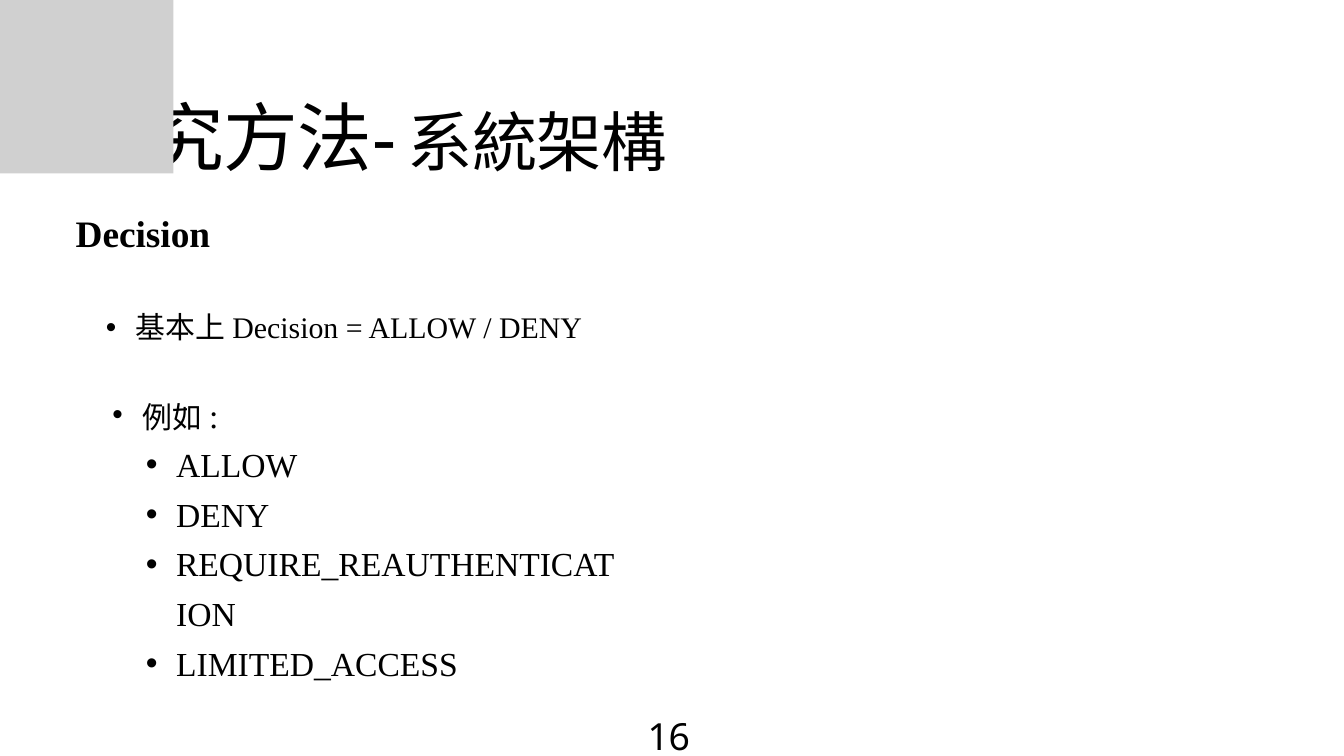
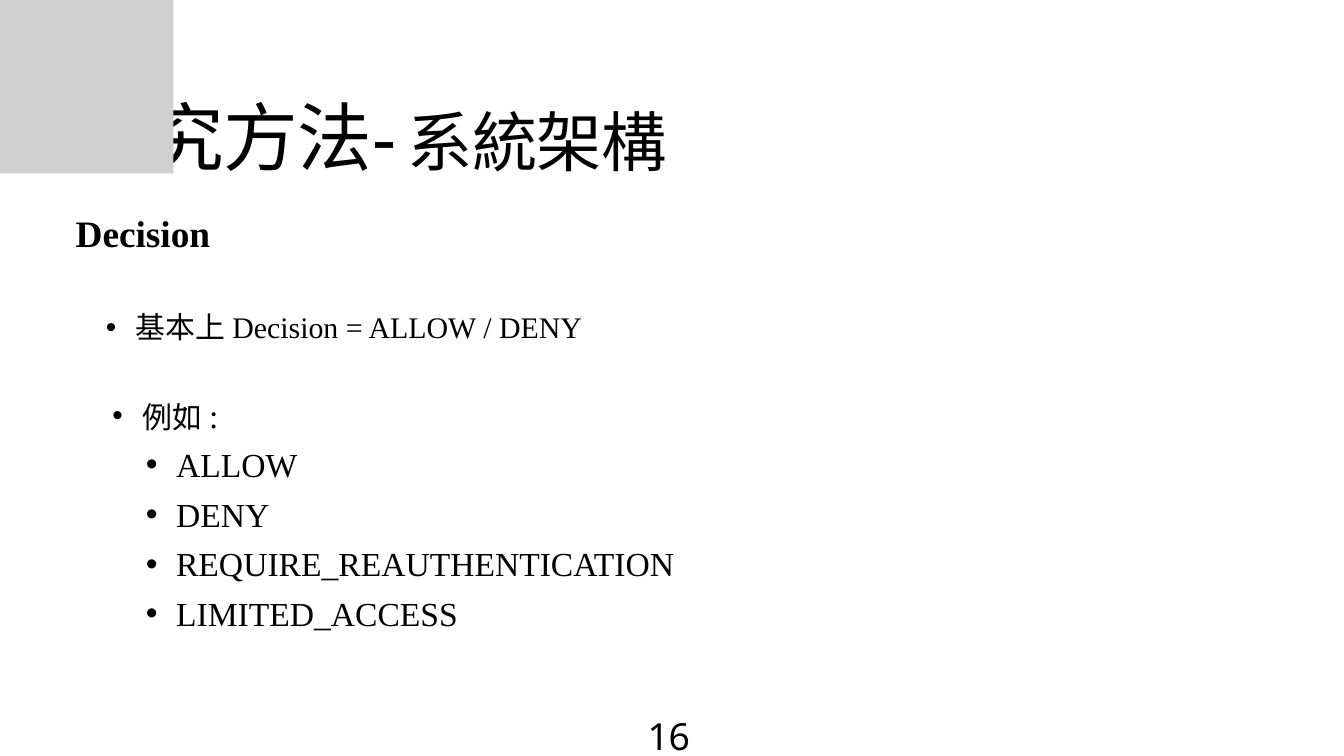
Before and after one commit to yu-cheng0822/projectnote, a slide deck: slide 17 of 專題進度報告.pptx. Drawn at 1344x756 pixels with LibreOffice and Linux fonts; fonts in the diff are those of the drawing; grey boxes stand for pictures; background and template pictures are left out. Boxes give left, top, right and bottom in pixels: in the first picture for what was removed or moved away, otherwise in the second. Text is boxed around its words. In the diff, an @@ line names an element or a change of style, - is before the commit and + after.

```diff
--- a/專題進度報告.pptx
+++ b/專題進度報告.pptx
@@ text "例如 :" rewrapped from box(142, 403, 614, 681) to box(143, 403, 674, 631) @@
```
Also in this commit, not shown: 3 other slides changed.
